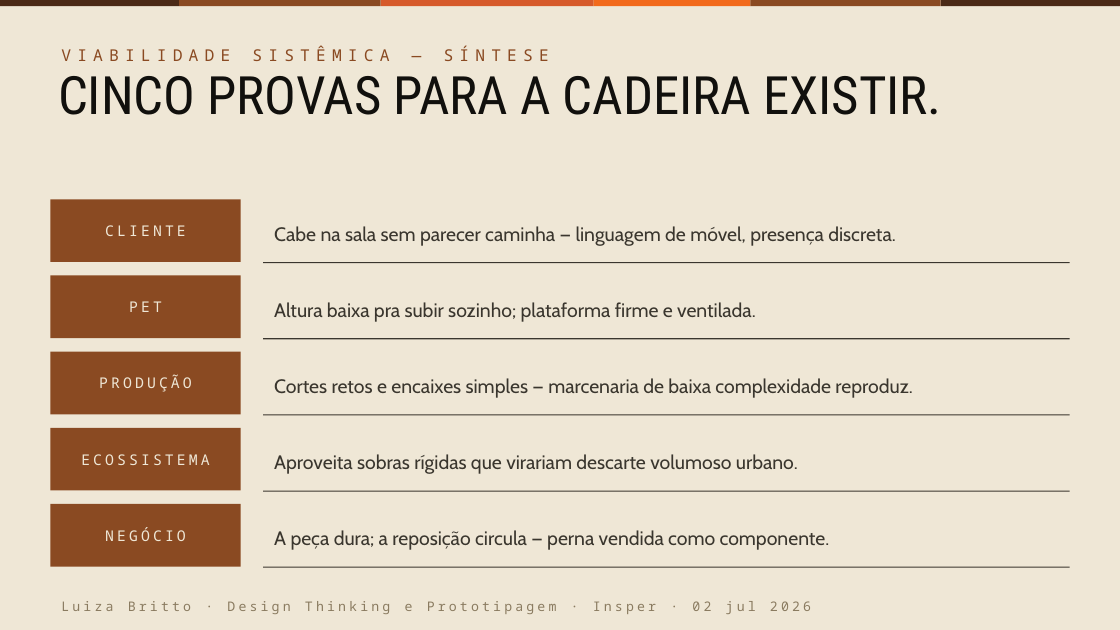
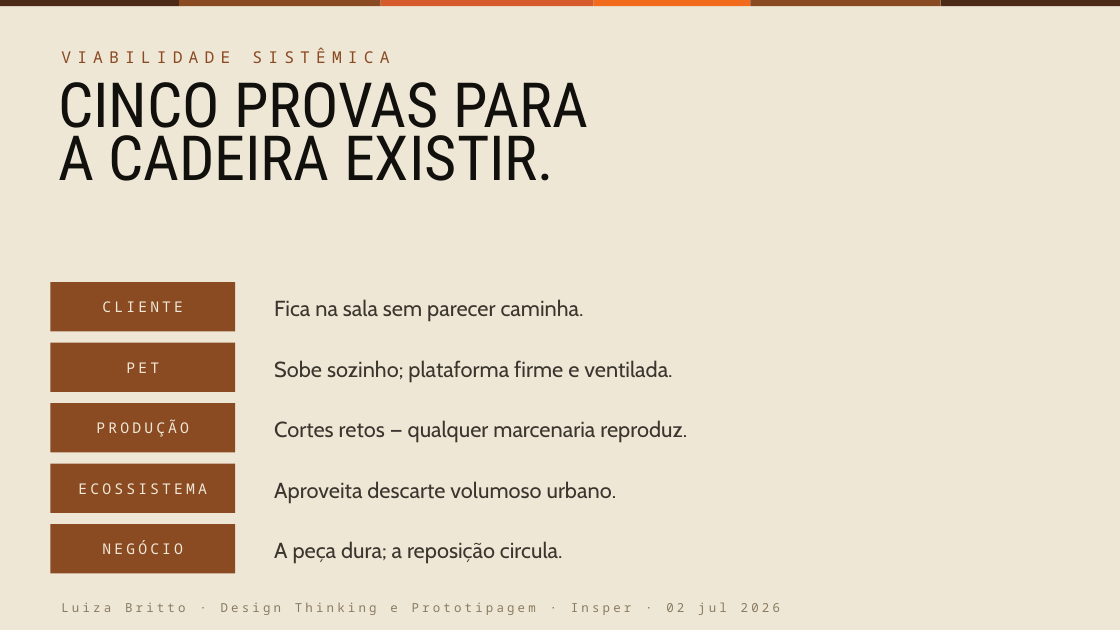
Before and after one commit to lubritto-hub/clipping, a slide deck: slide 11 of entrega/CadeiraBeni_pitch.pptx. Drawn at 1120x630 pixels with LibreOffice and Linux fonts; fonts in the diff are those of the drawing. Boxes give left, top, right and bottom in pixels: in the first picture for what was removed or moved away, otherwise in the second. Text is boxed around its words. In the diff, an @@ line names an element or a change of style, - is before the commit and + after.

```diff
--- a/entrega/CadeiraBeni_pitch.pptx
+++ b/entrega/CadeiraBeni_pitch.pptx
@@ text at (61,48,389,63): text changed @@
-VIABILIDADE SISTÊMICA — SÍNTESE
+VIABILIDADE SISTÊMICA
@@ text at (58,82,588,181): text changed; size 34 to 40 pt @@
-CINCO PROVAS PARA A CADEIRA EXISTIR.
+CINCO PROVAS PARA
+A CADEIRA EXISTIR.
@@ rectangle removed at (263,262,1070,263) @@
@@ text "CLIENTE": place and size @@
-text "CLIENTE" at (105,225,186,236)
+text "CLIENTE" at (102,301,183,312)
@@ rectangle: place and size @@
-rectangle at (50,199,241,262)
+rectangle at (50,282,235,332)
@@ text at (274,299,584,322): text changed; size 12.5 to 14 pt @@
-Cabe na sala sem parecer caminha — linguagem de móvel, presença discreta.
+Fica na sala sem parecer caminha.
@@ text "PET": place and size @@
-text "PET" at (129,301,162,312)
+text "PET" at (126,362,159,373)
@@ rectangle: place and size @@
-rectangle at (50,352,241,414)
+rectangle at (50,343,235,392)
@@ rectangle removed at (263,338,1070,339) @@
@@ text at (274,360,672,382): text changed; size 12.5 to 14 pt @@
-Altura baixa pra subir sozinho; plataforma firme e ventilada.
+Sobe sozinho; plataforma firme e ventilada.
@@ text "PRODUÇÃO": place and size @@
-text "PRODUÇÃO" at (99,375,192,392)
+text "PRODUÇÃO" at (96,420,189,437)
@@ rectangle: place and size @@
-rectangle at (50,276,241,338)
+rectangle at (50,403,235,452)
@@ rectangle removed at (263,414,1070,416) @@
@@ text at (274,420,687,443): text changed; size 12.5 to 14 pt @@
-Cortes retos e encaixes simples — marcenaria de baixa complexidade reproduz.
+Cortes retos — qualquer marcenaria reproduz.
@@ text "ECOSSISTEMA": place and size @@
-text "ECOSSISTEMA" at (81,454,209,465)
+text "ECOSSISTEMA" at (78,483,206,494)
@@ rectangle: place and size @@
-rectangle at (50,504,241,567)
+rectangle at (50,464,235,513)
@@ rectangle removed at (263,491,1070,492) @@
@@ text at (274,481,617,503): text changed; size 12.5 to 14 pt @@
-Aproveita sobras rígidas que virariam descarte volumoso urbano.
+Aproveita descarte volumoso urbano.
@@ text "NEGÓCIO": place and size @@
-text "NEGÓCIO" at (105,527,186,541)
+text "NEGÓCIO" at (102,541,183,554)
@@ rectangle: place and size @@
-rectangle at (50,428,241,491)
+rectangle at (50,524,235,573)
@@ rectangle removed at (263,567,1070,568) @@
@@ text at (274,541,563,564): text changed; size 12.5 to 14 pt @@
-A peça dura; a reposição circula — perna vendida como componente.
+A peça dura; a reposição circula.
@@ text "Luiza Britto · Design Thinking ..." at (61,602,780,615): size 8.5 to 8 pt @@
```
Also in this commit, not shown: 12 other slides changed, 2 other files.
